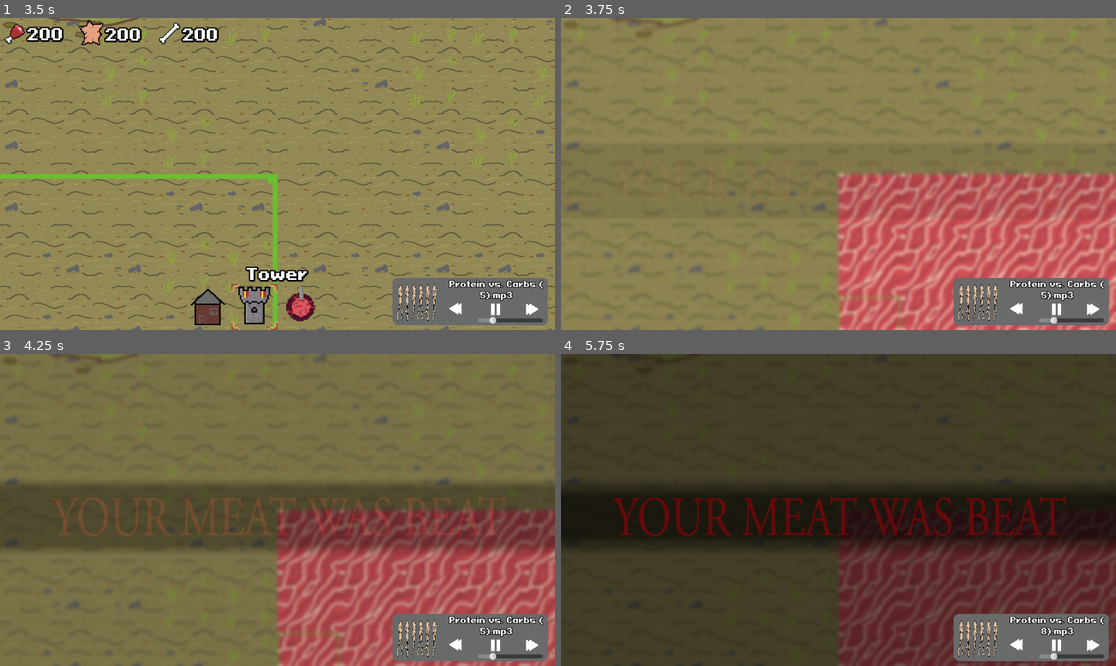
Above: before the commit, frames 1-4 (two rows, left to right).
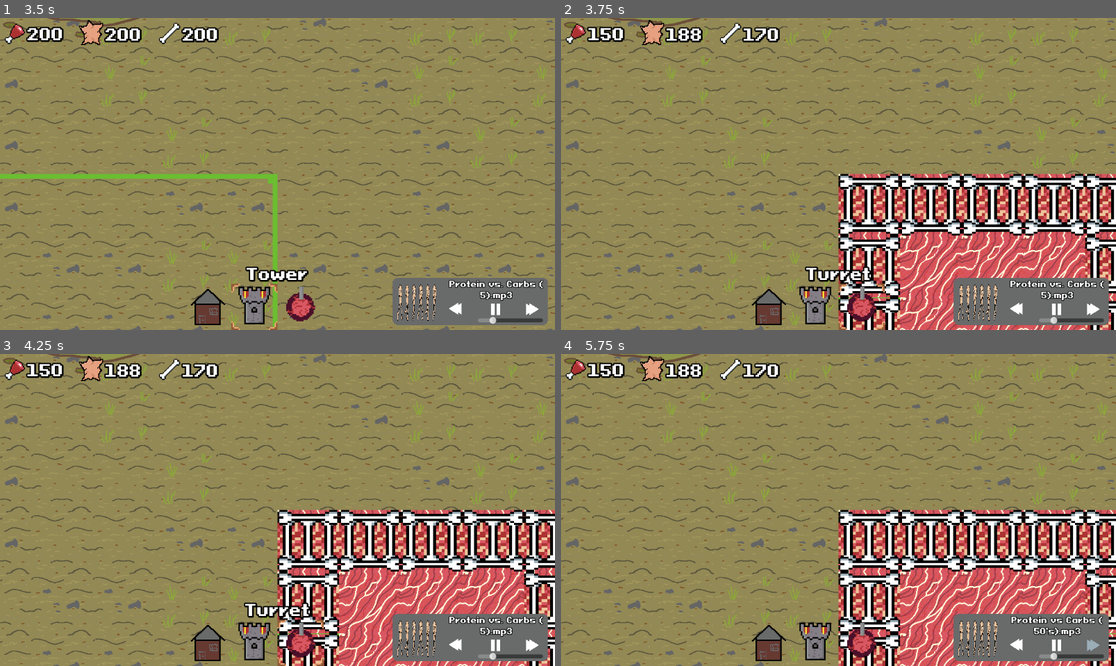
Above: after the commit, the same moments.

Repository: PhilipSBeck/Ludum-Dare-56
Game: Godot game, scene res://Levels/TitleScreen.tscn
The game is run twice, just before and just after one commit, with the same random seed, the same clock (stepped at 60 frames per second) and the same inputs. Sound files missing from this copy of the repository are replaced by a short silence.
Inputs (mouse positions are in pixels of both pictures, inside the frame that each line leads up to):
- Up to frame 1 (3.5 s): click "Start" at 0.5 s; click (532, 308) at 1.25 s; click (532, 308) at 2 s; click (255, 308) at 2.75 s
- Up to frame 2 (3.75 s): click (860, 308) at 3.5 s
- Up to frame 3 (4.25 s): no input
- Up to frame 4 (5.75 s): click (1093, 644) at 4.25 s; click (1093, 644) at 5 s

Frame 1 is identical in both runs. In frame 2, 25% of the frame differs, in the area x 0-100%, y 0-100%; in frame 3, 80%; in frame 4, 96%.

Commit message:
Readded the correct health to the walls

Diff:
--- a/Scripts/Structures/Structure.gd
+++ b/Scripts/Structures/Structure.gd
@@ -1,7 +1,7 @@
 extends StaticBody2D
 
 @export var building_type = "Structure Name"
-@export var health = 0
+@export var health = 100
 const MAX_HEALTH = 100
 
 # Called when the node enters the scene tree for the first time.
